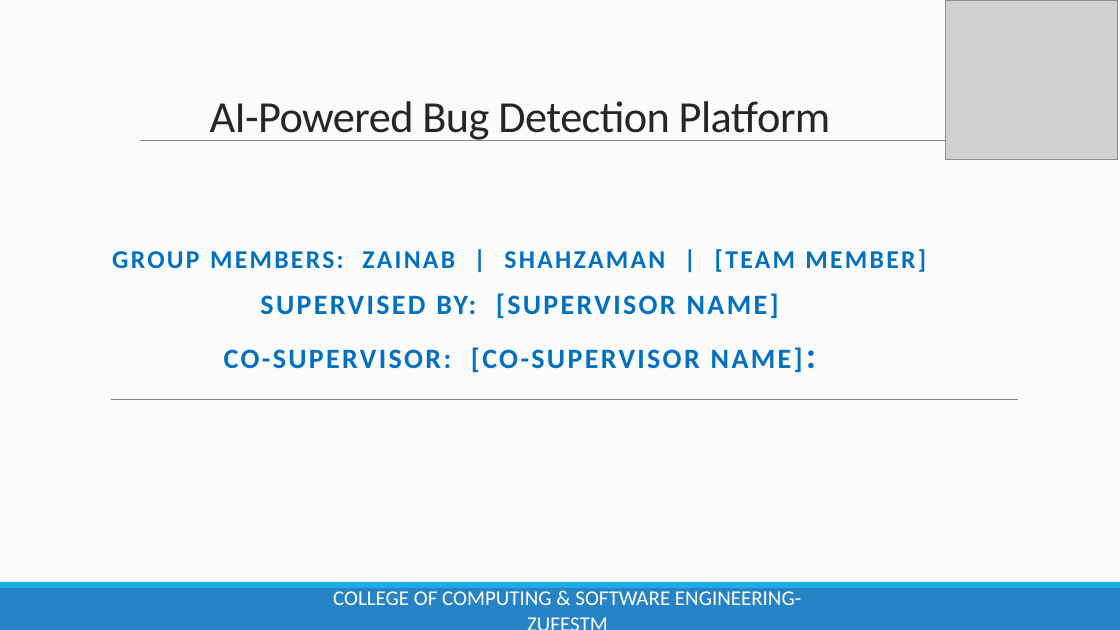
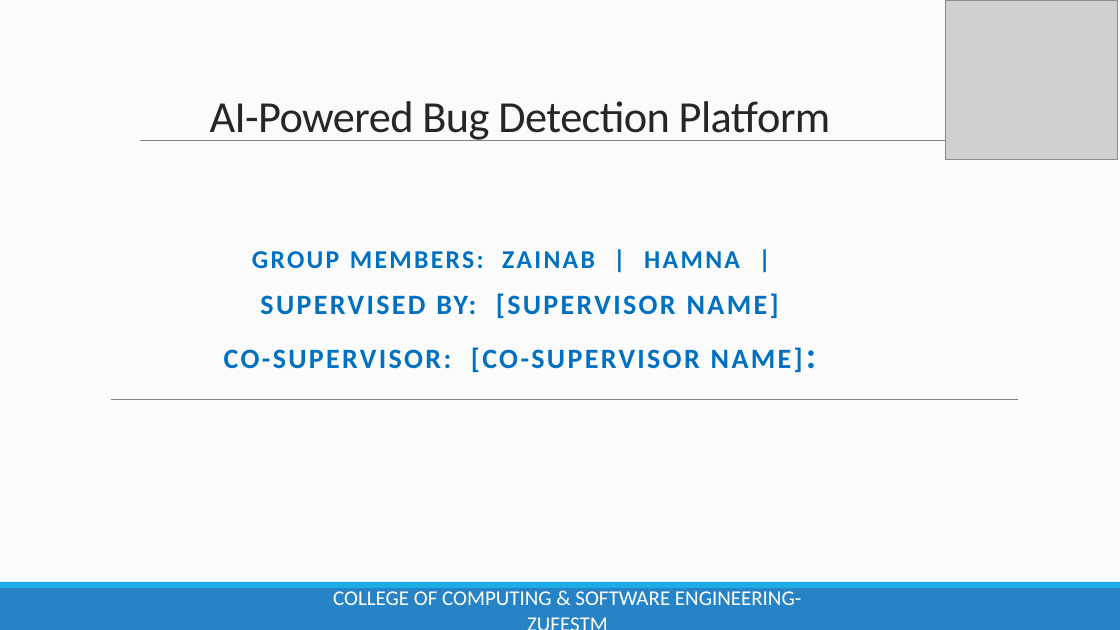
Before and after one commit to dilzaibofficial/QA-Bug-Finder, a slide deck: slide 2 of BugDetector_Presentation.pptx. Drawn at 1120x630 pixels with LibreOffice and Linux fonts; fonts in the diff are those of the drawing; grey boxes stand for pictures. Boxes give left, top, right and bottom in pixels: in the first picture for what was removed or moved away, otherwise in the second. Text is boxed around its words. In the diff, an @@ line names an element or a change of style, - is before the commit and + after.

```diff
--- a/BugDetector_Presentation.pptx
+++ b/BugDetector_Presentation.pptx
@@ subtitle at [252,251,740,268]: text changed @@
-GROUP MEMBERS: ZAINAB | SHAHZAMAN | [TEAM MEMBER]
+GROUP MEMBERS: ZAINAB | HAMNA |
```
Also in this commit, not shown: 5 other files.
